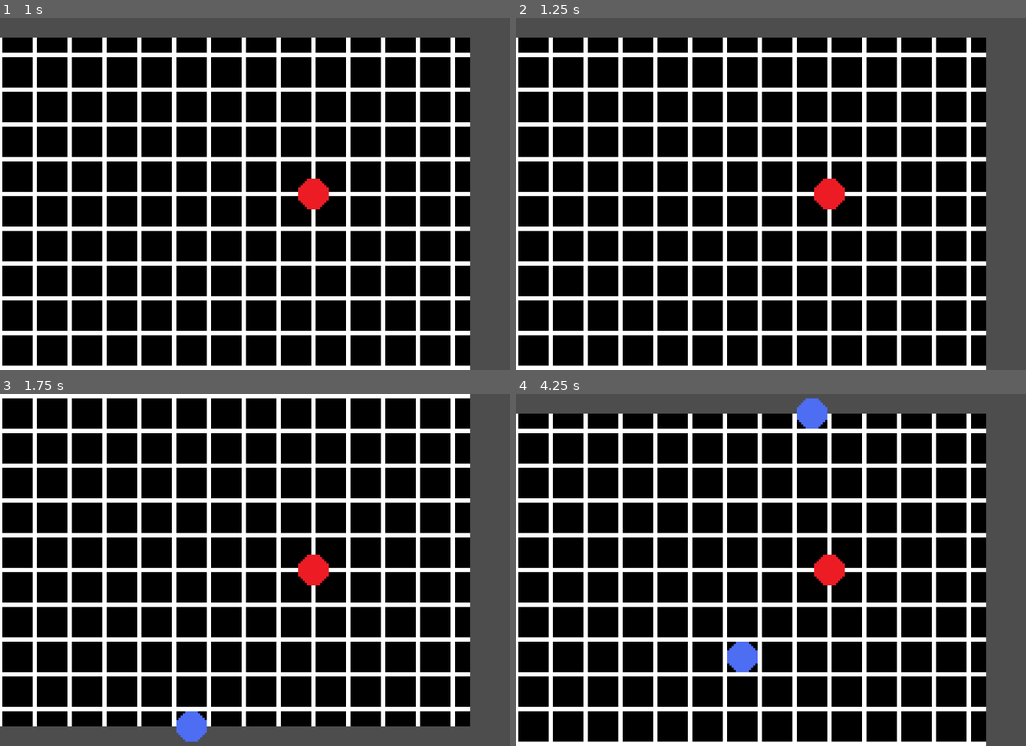
Above: before the commit, frames 1-4 (two rows, left to right).
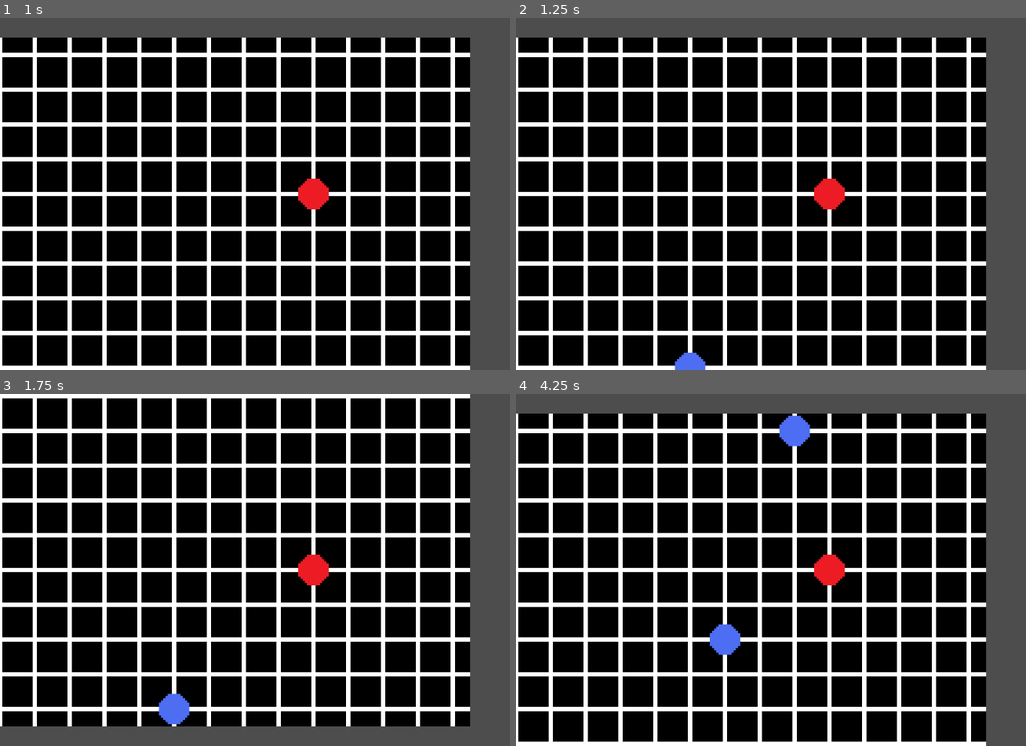
Above: after the commit, the same moments.

Repository: loheesong/origin-godot
Game: Godot game, scene res://scenes/play_area.tscn
Same seed, same stepped clock (60 frames per second), same inputs: the game is played once before the commit and once after it.
Inputs:
- Up to frame 1 (1 s): tap Enter at 0.5 s; hold D (move_right) from 0.53 s (still down); tap N at 0.6 s
- Up to frame 2 (1.25 s): keep holding D (move_right)
- Up to frame 3 (1.75 s): release D (move_right) at 1.28 s; hold S (move_down) from 1.28 s (still down); tap M at 1.35 s
- Up to frame 4 (4.25 s): release S (move_down) at 2.03 s; hold D (move_right) 2.03-2.78 s; tap N at 2.1, 3.6 s; hold W (move_up) 2.78-3.53 s; tap M at 2.85 s; hold A (move_left) from 3.53 s (still down)

Frame 1 is identical in both runs. In frame 2, 0.2% of the frame differs, in the area x 31-38%, y 95-100%; in frame 3, 0.8%; in frame 4, 1.5%, in the area x 38-62%, y 1-80%.

Commit message:
Enemy spawn properly

Diff:
--- a/scenes/play_area.gd
+++ b/scenes/play_area.gd
@@ -61,10 +61,10 @@
 	var random_x = rng.randi_range(widthStart, widthEnd)
 	var random_y = rng.randi_range(0, 1)
 	if random_y == 0:
-		random_y = $TileMap.size.position[1]
+		random_y = $TileMap.size.position[1]+0.5
 	else:
-		random_y = $TileMap.size.end[1]
-	enemy.position = Vector2(random_x, random_y) * 16
+		random_y = $TileMap.size.end[1]-0.5
+	enemy.position = Vector2(random_x-0.5, random_y) * 16
 	enemy_turn_started.connect(enemy._on_enemy_turn_started)
 	$Player.player_moved.connect(enemy._on_player_moved)
 	add_child(enemy)
